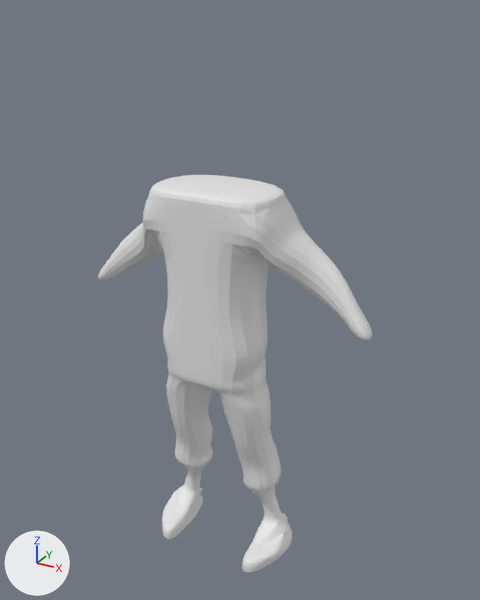
Before and after pictures for a commit that changed the Blender file Assets/Player/HumanKaa.blend.
Before and after are seen from a 50 mm lens placed at (1.23, -2.03, 2.23), pointed at (0.06, 0.08, 1.17). The axes (+X, +Y, +Z) are drawn at lower left. The lights are the same throughout. The picture after the commit comes second.

The older version as bpy lines, for what is in view:
```python
me_cube_001 = bpy.data.meshes.new('Cube.001')
me_cube_001.from_pydata(...)  # 209 vertices, 192 faces, 5 loose edges; spans x -0.02..0.64, y -0.14..0.18, z -0.01..1.65
ob_cube = bpy.data.objects.new('Cube', me_cube_001)
ob_cube.location = (0.0, 0.0, 0.0)
_m = ob_cube.modifiers.new('Mirror', 'MIRROR')
_m.use_bisect_axis = (True, False, False)
_m = ob_cube.modifiers.new('Subdivision', 'SUBSURF')
```
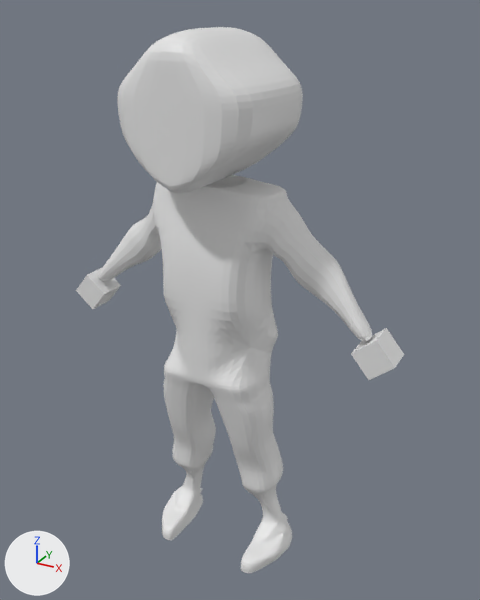
Scene script edits in JSON lines:
```json
{"block": "me_cube_001", "where": "# used by ob_cube; location = (0.0, 0.0, 0.0)"}
{"op": "remove", "block": "me_cube_001", "code": "me_cube_001.from_pydata(...)  # 209 vertices, 192 faces, 5 loose edges; spans x -0.02..0.64, y -0.14..0.18, z -0.01..1.65"}
{"op": "add", "block": "me_cube_001", "code": "me_cube_001.from_pydata(...)  # 274 vertices, 252 faces, 5 loose edges; spans x -0.09..0.64, y -0.14..0.21, z -0.01..1.66"}
{"block": "me_cube_001", "change": "me_cube_001 part 1"}
{"block": "me_cube_001", "change": "15 vertices are removed from x -0.01..0.4, y -0.14..0.18, z 0.01..1.65"}
{"block": "me_cube_001", "change": "74 faces are deleted"}
{"block": "me_cube_001", "change": "3 vertices in x -0.01..0.27, y -0.14, z 1.61..1.63 move by (0.0, 0.08, 0.01)"}
{"block": "me_cube_001", "change": "3 vertices in x -0.01..0.27, y 0.18, z 1.61..1.63 move by (0.0, -0.03, 0.01)"}
{"block": "me_cube_001", "change": "16 vertices move from x -0.01..0.34, y -0.14..0.18, z 0.94..1.55 to x -0.01..0.35, y -0.13..0.21, z 0.93..1.58"}
{"block": "me_cube_001", "change": "73 vertices are added at x -0.09..0.46, y -0.14..0.18, z 0.0..1.66"}
{"block": "me_cube_001", "change": "7 new vertices lie (0.09, 0.0, 0.0) away from vertices in x -0.01..0.03, y -0.14..0.18, z 0.79..1.29"}
{"block": "me_cube_001", "change": "134 new faces join them"}
{"op": "add", "block": "me_cube_002", "code": ["me_cube_002 = bpy.data.meshes.new('Cube.002')", "me_cube_002.from_pydata(...)  # a box spanning x -1.0..1.0, y -1.0..1.0, z -1.0..1.0"]}
{"op": "add", "block": "me_cube", "code": ["me_cube = bpy.data.meshes.new('Cube')", "me_cube.from_pydata(...)  # 58 vertices, 56 faces; spans x -1.0..1.03, y -1.0..1.0, z -1.0..1.0"]}
{"op": "add", "block": "ob_hands", "code": ["ob_hands = bpy.data.objects.new('hands', me_cube_002)", "ob_hands.location = (0.64, 0.058, 1.089)", "ob_hands.rotation_euler = (0.0, -0.696, 0.0)  # degrees (0, -40, 0)", "ob_hands.scale = (0.0576, 0.0576, 0.0576)", "_m = ob_hands.modifiers.new('Mirror', 'MIRROR')", "_m.mirror_object = ob_empty"]}
{"op": "add", "block": "ob_empty", "code": ["ob_empty = bpy.data.objects.new('Empty', None)", "ob_empty.location = (0.0, 0.0, 0.0)"]}
{"op": "add", "block": "ob_head", "code": ["ob_head = bpy.data.objects.new('head', me_cube)", "ob_head.location = (0.0, 0.0, 1.906)", "ob_head.scale = (-0.273, -0.273, -0.273)", "_m = ob_head.modifiers.new('Subdivision', 'SUBSURF')", "_m = ob_head.modifiers.new('Mirror', 'MIRROR')", "_m.use_bisect_axis = (True, False, False)"]}
```

Changed parts and their boxes [x1, y1, x2, y2] in the pictures (480 x 600 px):
```json
{"object": "Cube", "change": "reshaped", "before": [98, 175, 372, 572], "after": [98, 175, 372, 573]}
{"object": "head", "change": "added", "after": [117, 27, 303, 194]}
{"object": "hands", "change": "added", "after": [76, 268, 404, 380]}
{"part": 1, "of": "me_cube_001", "change": "reshaped", "before": [124, 175, 344, 572], "after": [122, 175, 346, 573]}
```
